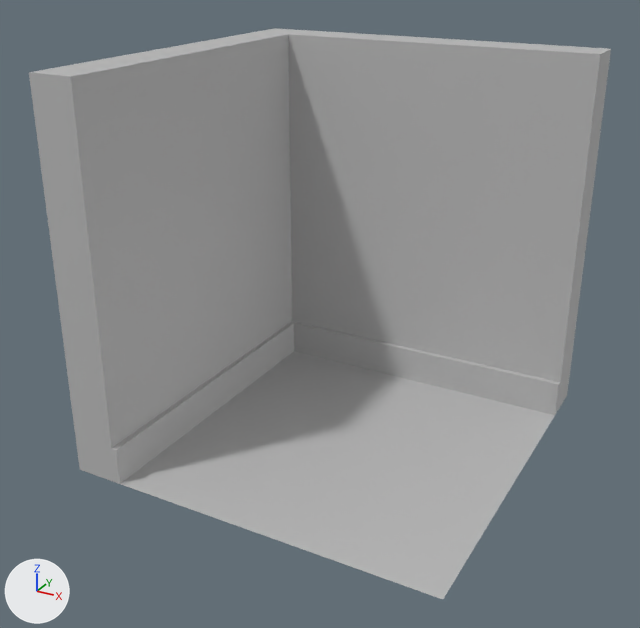
The FBX model Assets/3D/corner.fbx, before and after one commit.
Before and after are seen from a 50 mm lens placed at (-4.41, -3.8, 2.58), pointed at (-6.42, -0.15, 0.75). Lighting does not change. The marker at lower left points along +X, +Y and +Z. Where no turn or scale is listed for an object, it has been applied to the vertices. Vertices at the same position are counted once.

The first picture shows 'corner_MESH'.
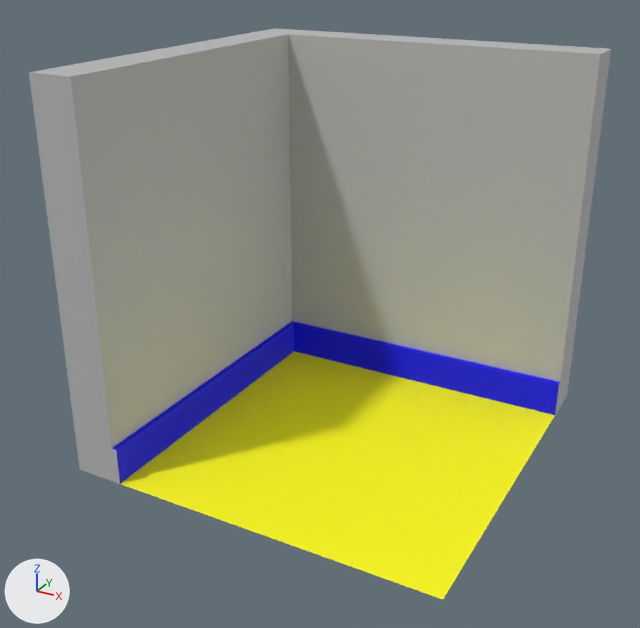
Edits to the scene script, one JSON object a line:
```json
{"op": "add", "block": "mat_floor", "code": ["mat_floor = principled_material('floor')", "mat_floor.base_color = (1.0, 0.981, 0.0)  # yellow #fffd00", "mat_floor.roughness = 0.749"]}
{"op": "add", "block": "mat_skirtingboard", "code": ["mat_skirtingboard = principled_material('skirtingboard')", "mat_skirtingboard.base_color = (0.0, 0.0, 1.0)  # blue #0000ff", "mat_skirtingboard.roughness = 0.749"]}
{"block": "me_mesh", "where": "me_mesh.from_pydata(...)  # 35 vertices, 33 faces; spans x -2.0..0.0, y 0.0..2.0, z 0.0..2.0"}
{"block": "me_mesh", "where": "# used by ob_corner_mesh; location = (-5.365, -1.0, 0.0)"}
{"block": "me_mesh", "change": "me_mesh part 1: all 5 faces centred in x -1.75..-0.87, y 0.87..1.75, z 0.1..0.2 switch from mat_lambert1 (grey #bcbcbc) to mat_skirtingboard (blue #0000ff)"}
{"block": "me_mesh", "change": "me_mesh part 2: the 1 face centred in x -1.0, y 1.0, z 0.0 switches from mat_lambert1 (grey #bcbcbc) to mat_floor (yellow #fffd00)"}
{"op": "add", "block": "me_mesh", "code": "me_mesh.materials.append(mat_floor)  # yellow #fffd00"}
```

Boxes (x1, y1, x2, y2) around the edits, measured in the pictures (640 x 628 px):
```json
{"part": 1, "of": "me_mesh", "change": "recoloured", "before": [112, 321, 560, 484], "after": [112, 321, 560, 484], "on screen": "grey to blue"}
{"part": 2, "of": "me_mesh", "change": "recoloured", "before": [121, 351, 555, 599], "after": [121, 351, 555, 599], "on screen": "grey to yellow"}
```
